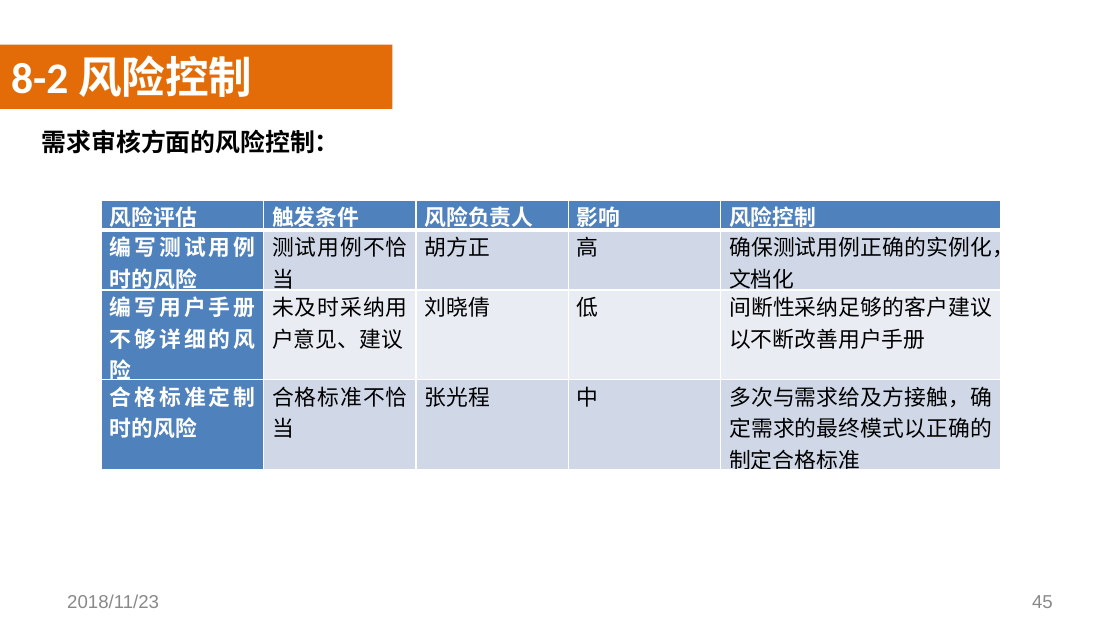
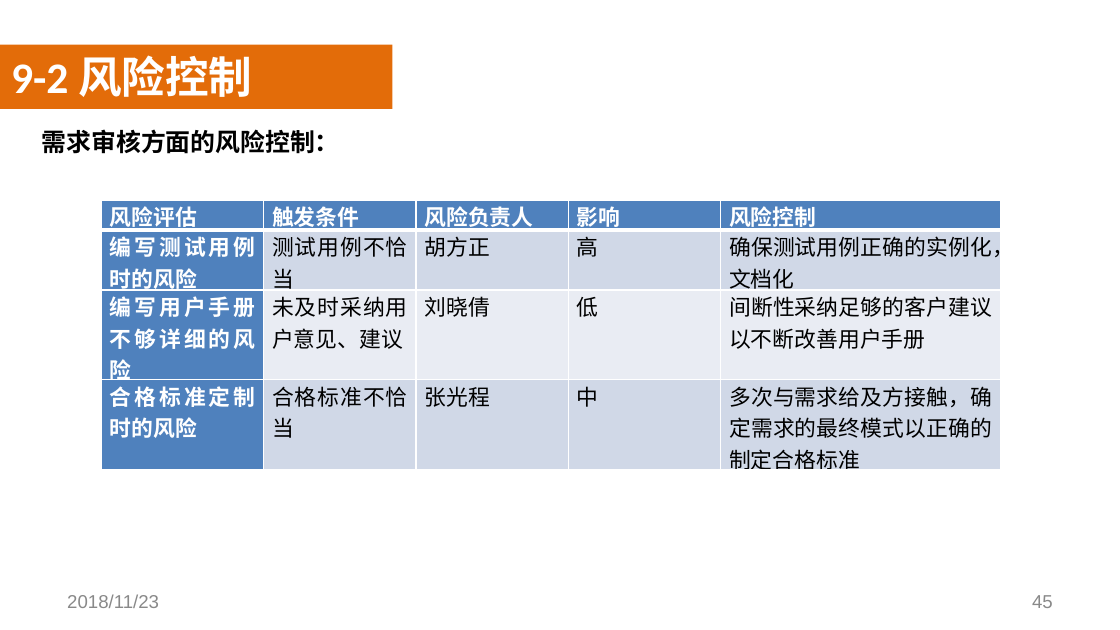
Before and after one commit to SoftwareRequirtmentsG02/Document, a slide deck: slide 45 of 案例教学系统/受控文档/分析设计/PPT/PRD2018-G02-需求工程PPT(III).pptx. Drawn at 1120x630 pixels with LibreOffice and Linux fonts; fonts in the diff are those of the drawing; background and template pictures are left out. Boxes give left, top, right and bottom in pixels: in the first picture for what was removed or moved away, otherwise in the second. Text is boxed around its words. In the diff, an @@ line names an element or a change of style, - is before the commit and + after.

```diff
--- a/案例教学系统/受控文档/分析设计/PPT/PRD2018-G02-需求工程PPT(III).pptx
+++ b/案例教学系统/受控文档/分析设计/PPT/PRD2018-G02-需求工程PPT(III).pptx
@@ text at (x1=11, y1=55, x2=252, y2=97): text changed @@
-8-2 风险控制
+9-2 风险控制
```
Also in this commit, not shown: 8 other slides changed, 2 slides added, 2 slides removed, 2 other files.
